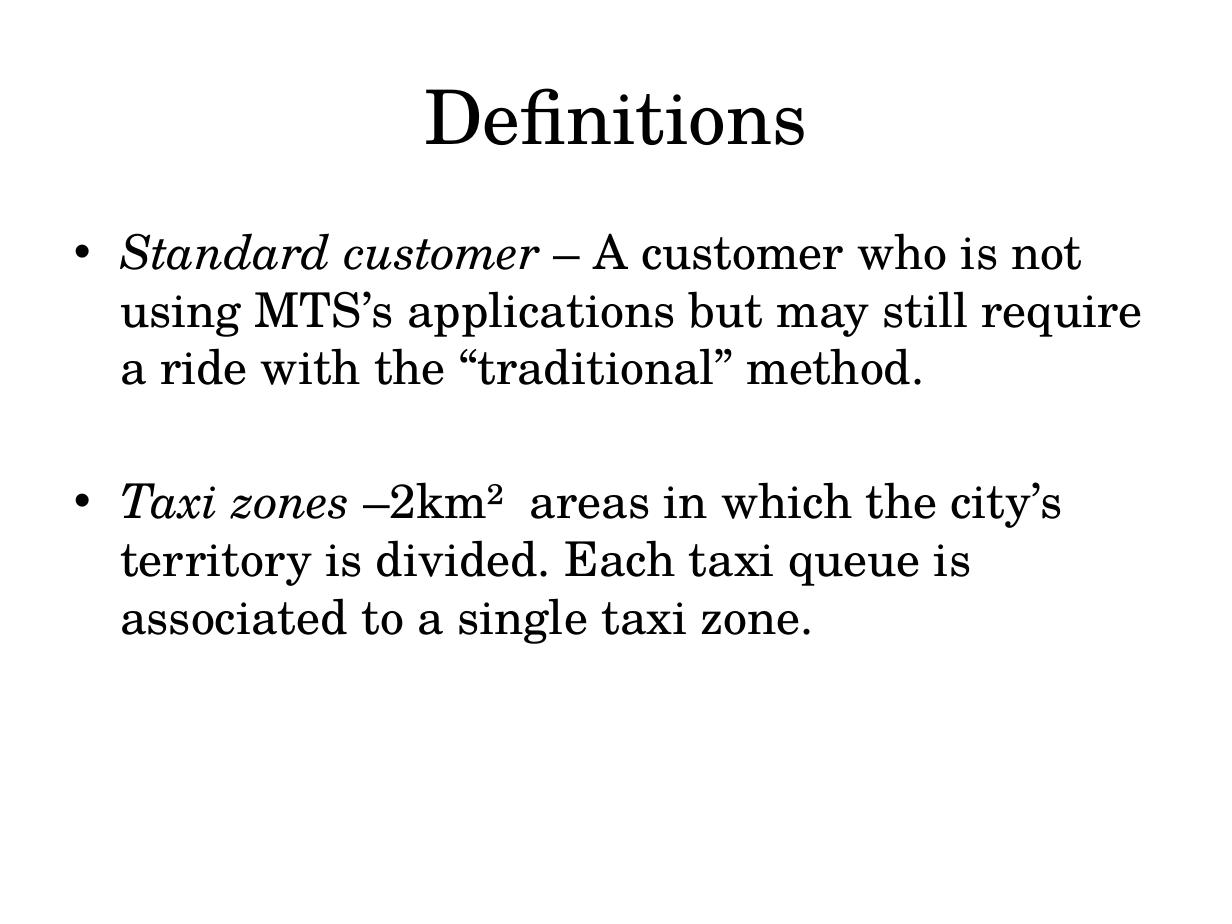
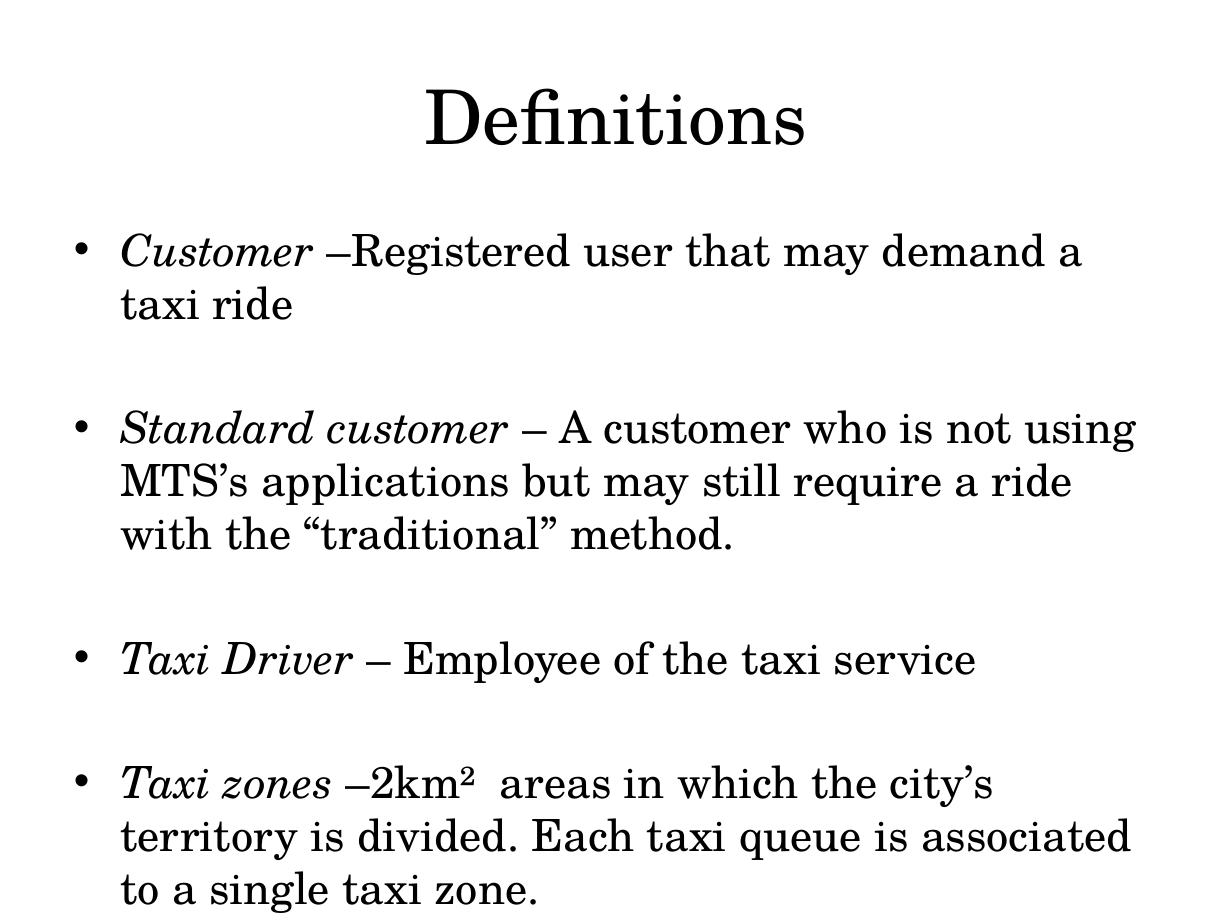
Before and after one commit to MarcoRomani/myTaxyService-SE2-PozziRomani, a slide deck: slide 2 of OtherStuff/Presentation/assumptions + definitions + overall description.pptx (slide 3 before the commit). Drawn at 1232x924 pixels with LibreOffice and Linux fonts; fonts in the diff are those of the drawing. Boxes give left, top, right and bottom in pixels: in the first picture for what was removed or moved away, otherwise in the second. Text is boxed around its words. In the diff, an @@ line names an element or a change of style, - is before the commit and + after.

```diff
--- a/OtherStuff/Presentation/assumptions + definitions + overall description.pptx
+++ b/OtherStuff/Presentation/assumptions + definitions + overall description.pptx
@@ text at [120,233,1083,320]: paragraph added @@
+• Customer –Registered user that may demand a taxi ride
@@ text at [120,410,1136,913]: size 28 to 25.9 pt in "Standard customer – A customer who is ...", "Taxi zones –2km² areas in which the ..." @@
@@ text at [120,641,977,683]: paragraph added @@
+• Taxi Driver – Employee of the taxi service
```
Also in this commit, not shown: 7 other slides changed, 5 other files.
